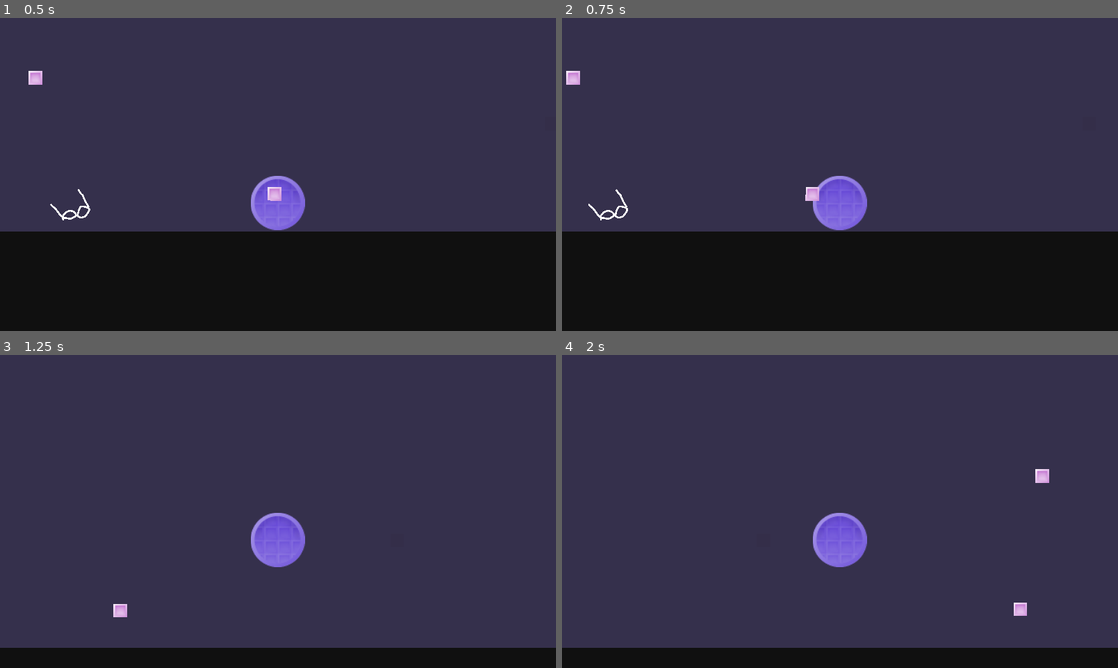
Above: before the commit, frames 1-4 (two rows, left to right).
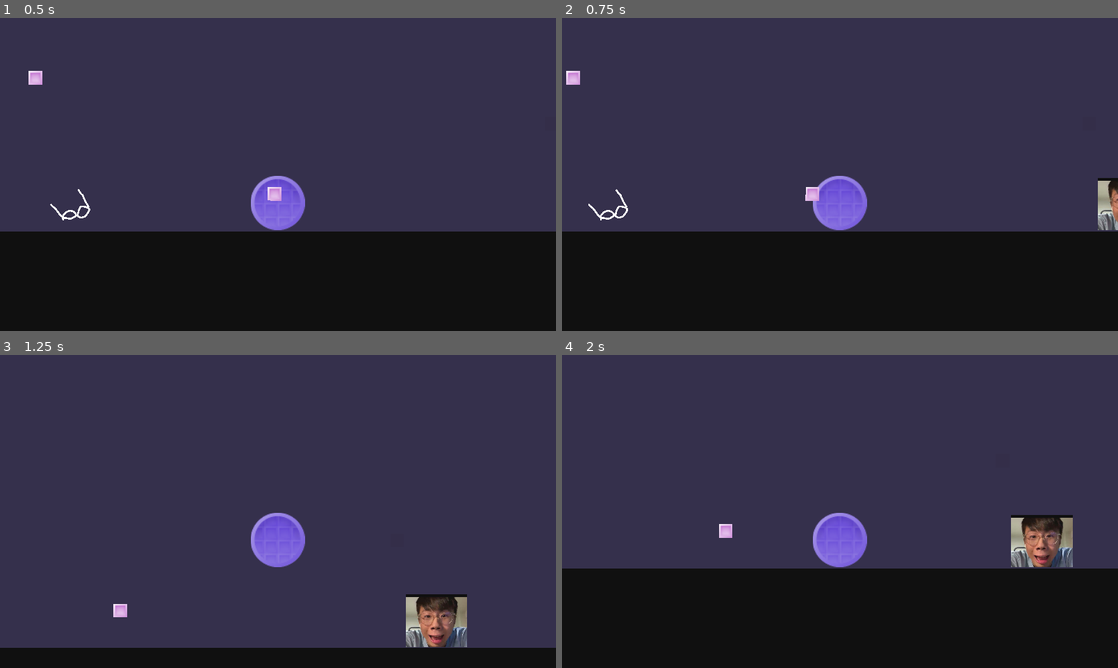
Above: after the commit, the same moments.

Repository: KaratePikachu/JamfestFall2024
Game: Godot game, scene res://Level/test_open_world.tscn
Two runs of this game, one before a commit and one after it. Both use one fixed random seed, a clock stepped at 60 frames per second and the inputs below.
Inputs:
- Up to frame 1 (0.5 s): no input
- Up to frame 2 (0.75 s): hold D (move_right) from 0.53 s (still down); hold 5 (equip_drone) from 0.53 s (still down)
- Up to frame 3 (1.25 s): keep holding D (move_right); keep holding 5 (equip_drone); tap Space (jump) at 0.77 s
- Up to frame 4 (2 s): keep holding D (move_right); release 5 (equip_drone) at 1.28 s; tap 3 (equip_infared) at 1.35 s; tap Space (jump) at 1.52 s

Frame 1 is identical in both runs. In frame 2, 0.6% of the frame differs, in the area x 96-100%, y 51-68%; in frame 3, 1.7%; in frame 4, 27%, in the area x 0-100%, y 36-94%.

Commit message:
enemy part 2

Diff:
--- a/Enviorment/Enemy/enemy.tscn
+++ b/Enviorment/Enemy/enemy.tscn
@@ -6,12 +6,8 @@
 [sub_resource type="RectangleShape2D" id="RectangleShape2D_ufkie"]
 size = Vector2(105, 91)
 
-[sub_resource type="SegmentShape2D" id="SegmentShape2D_rlefm"]
-a = Vector2(78.69, 1)
-b = Vector2(-111.31, 45)
-
-[sub_resource type="SegmentShape2D" id="SegmentShape2D_0o2so"]
-b = Vector2(-191, -62)
+[sub_resource type="RectangleShape2D" id="RectangleShape2D_umrop"]
+size = Vector2(117, 104)
 
 [node name="Enemy" type="CharacterBody2D"]
 script = ExtResource("1_2de7v")
